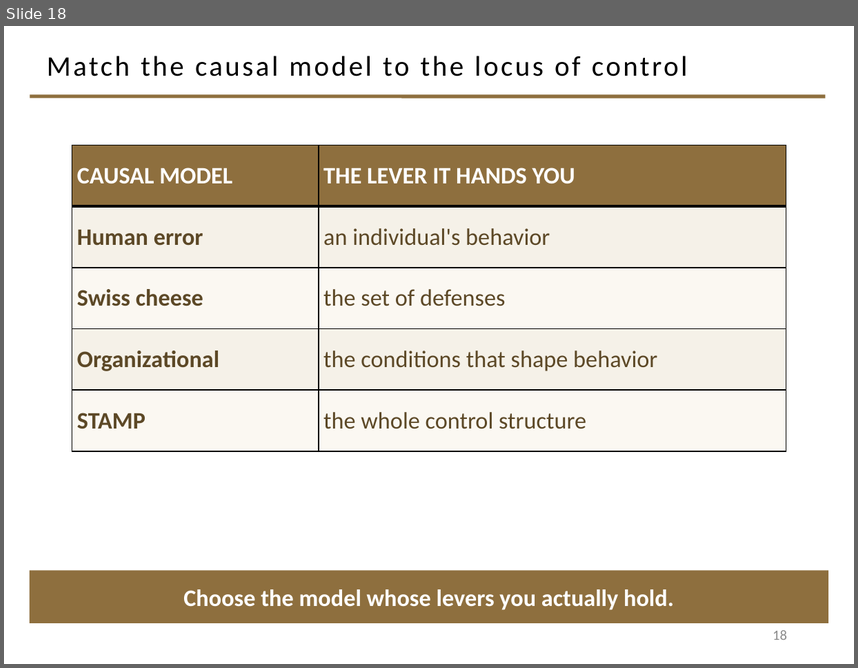
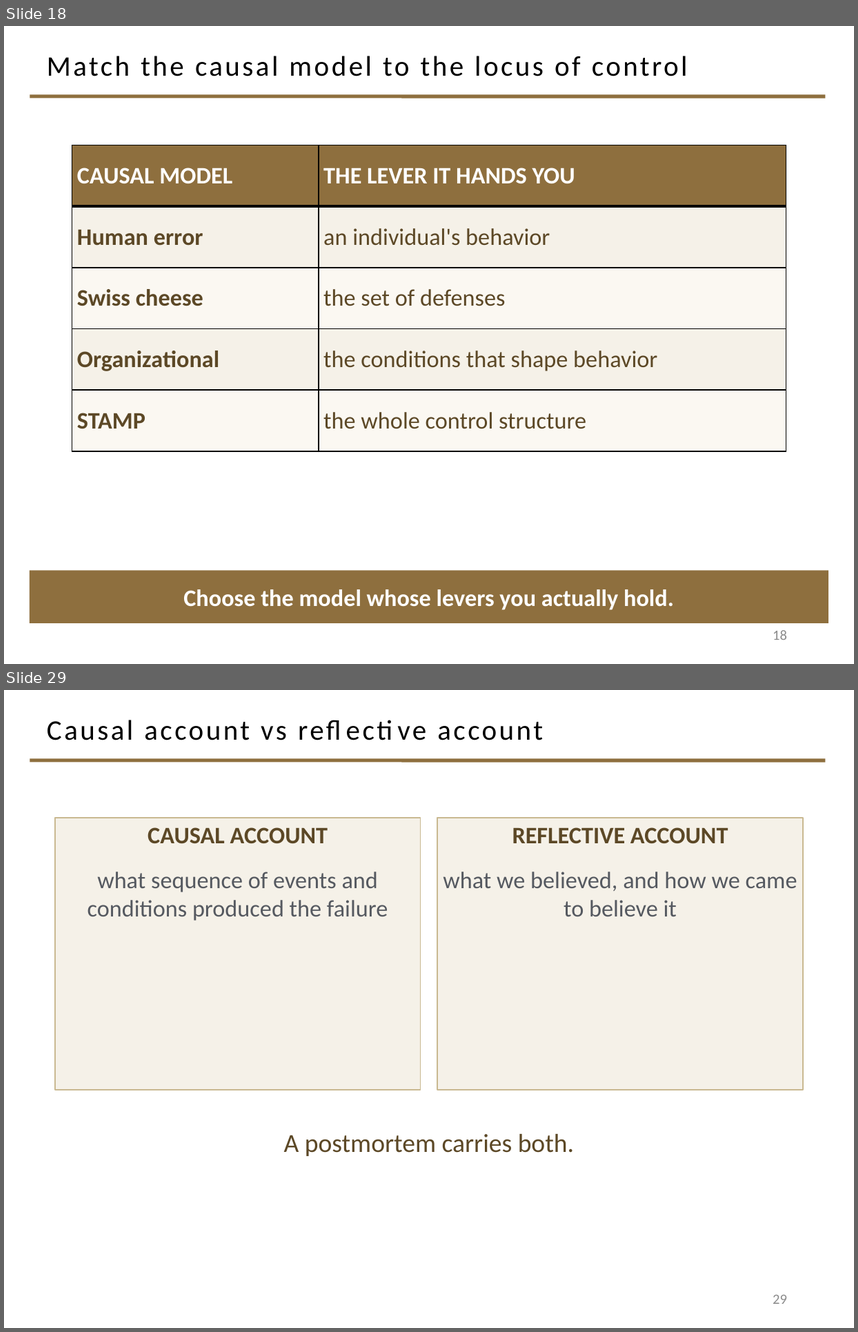
Before and after one commit to davisjam/model-based-agentic-software-engineering, a slide deck: course/lectures/act-2-delegation-and-control/04-failure-aware-engineering/2-4-Failure-Aware-Engineering.pptx. Shown one above the other, each under a label of ours: slide 18 before the commit, slides 18 and 29 after it; the slides between them are not shown. The pictures are 858x668 and 858x1332 pixels, drawn with LibreOffice and Linux fonts; fonts in the diff are those of the drawing; background and template pictures are left out. Boxes give left, top, right and bottom in pixels: in the first picture for what was removed or moved away, otherwise in the second. Text is boxed around its words. In the diff, an @@ line names an element or a change of style, - is before the commit and + after.

Commit message:
deck 2-4: movement 3 — diagnose the failure + convert to engineering knowledge (slides 19-30)

```diff
--- a/course/lectures/act-2-delegation-and-control/04-failure-aware-engineering/2-4-Failure-Aware-Engineering.pptx
+++ b/course/lectures/act-2-delegation-and-control/04-failure-aware-engineering/2-4-Failure-Aware-Engineering.pptx
@@ slide 29 added at <box>4,690,854,1328</box>, background #FFFFFF; not listed: 1 template element that a slide beside it also shows @@
@@ title added at <box>47,720,543,740</box>, 24 pt, text #000000 @@
+Causal account vs reflective account
@@ rectangle added at <box>55,818,421,1090</box>, fill #F5F1E8, outline #C9B991 1 pt, 20 pt, text #555960 @@
+CAUSAL ACCOUNT
+what sequence of events and conditions produced the failure
@@ rectangle added at <box>437,818,803,1090</box>, fill #F5F1E8, outline #C9B991 1 pt, 20 pt, text #555960 @@
+REFLECTIVE ACCOUNT
+what we believed, and how we came to believe it
@@ text added at <box>284,1134,574,1156</box>, 22 pt, text #5C4826 @@
+A postmortem carries both.
@@ page number added at <box>773,1294,787,1303</box>, 12 pt, text #8C8C8C @@
+29
```
Also in this commit, not shown: 11 other slides added.
